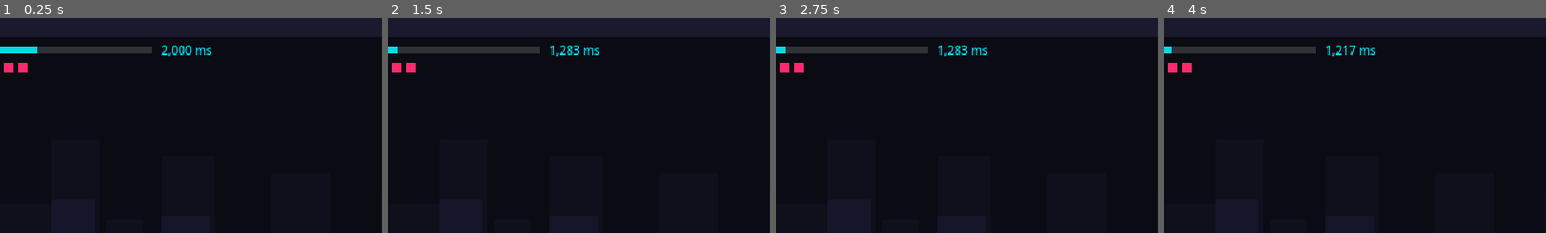
Above: before the commit, frames 1-4 (left to right).
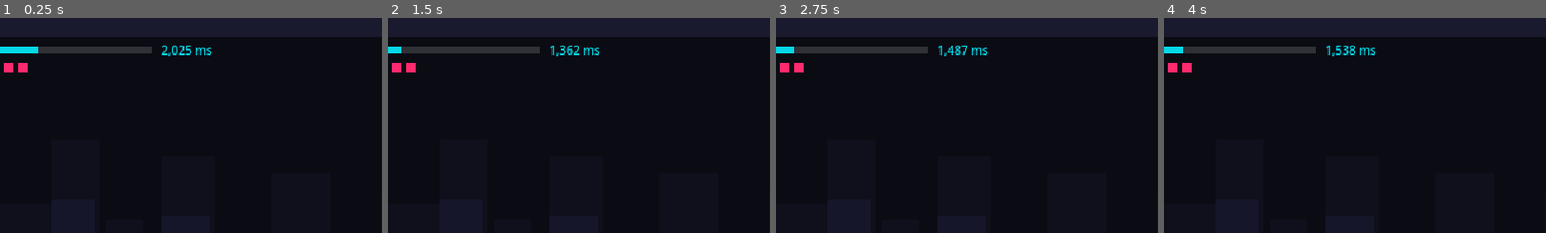
Above: after the commit, the same moments.

Repository: 5Bu1an/reversal-gaint-jam-2.0
Game: Godot game, scene res://scenes/main.tscn
The game is run twice, just before and just after one commit, with the same random seed, the same clock (stepped at 60 frames per second) and the same inputs.
Inputs:
- Up to frame 1 (0.25 s): no input
- Up to frame 2 (1.5 s): hold D (move_right) 0.53-1.28 s; hold L (rewind) 0.53-1.28 s; tap J (attack) at 0.6 s; tap Space (jump) at 0.77, 1.07 s; hold S (move_down) from 1.28 s (still down); tap L (rewind) at 1.35 s
- Up to frame 3 (2.75 s): tap Space (jump) at 1.52, 1.55, 1.82, 2.1 s; release S (move_down) at 2.03 s; hold D (move_right) from 2.03 s (still down); tap J (attack) at 2.3 s
- Up to frame 4 (4 s): release D (move_right) at 2.78 s; hold W (move_up) 2.78-3.53 s; tap J (attack) at 2.85 s; tap Space (jump) at 3.02, 3.32, 3.77, 3.8 s; tap L (rewind) at 3.05 s; hold A (move_left) from 3.53 s (still down); tap K (dash) at 3.6 s
The pictures show only the part of the screen within x 8-58%, y 0-50%; the shares and areas given below are measured in that part.

The runs differ from the first frame. In frame 1, 0.1% of the frame differs, in the area x 9-51%, y 12-18%; in frame 2, 0.2%; in frame 3, 0.2%; in frame 4, 0.2%, in the area x 2-51%, y 12-18%.

Commit message:
Refill the time bar slowly while playing
Ten seconds alive earns back one second of rewind, on top of hits and
shards. Also adds a "retrace" autopilot plan that traces the player
forward and during a rewind to check the path mirrors exactly.

Co-Authored-By: Claude Opus 5.5 <noreply@anthropic.com>

Diff:
--- a/scripts/dev/autopilot.gd
+++ b/scripts/dev/autopilot.gd
@@ -59,6 +59,14 @@
 			plan += [[420, "shot", "2_boss_mid"], [600, "shot", "3_boss_late"],
 				[700, "press", "rewind"], [740, "shot", "4_boss_rewind"], [760, "release", "rewind"],
 				[766, "shot", "5_boss_ghost"], [900, "quit", ""]]
+		"retrace":
+			# Run, jump and slash for 2 s, then hold rewind for 1 s; the trace
+			# while rewinding should mirror the forward trace frame for frame.
+			plan = [[5, "press", "move_right"], [40, "tap", "jump"], [70, "tap", "attack"],
+				[90, "release", "move_right"], [91, "press", "move_left"], [125, "release", "move_left"],
+				[125, "press", "rewind"], [185, "release", "rewind"], [200, "quit", ""]]
+			for f in range(65, 186, 5):
+				plan.append([f, "trace", ""])
 		"win":
 			plan = [[1, "god", ""], [5, "press", "move_right"], [260, "kill_boss", ""],
 				[300, "shot", "1_portal_open"], [600, "shot", "2_won"], [620, "quit", ""]]
@@ -86,6 +94,10 @@
 				get_tree().quit()
 			"god":
 				get_tree().get_first_node_in_group("player").hp = 999
+			"trace":
+				var p: Player = get_tree().get_first_node_in_group("player")
+				print("[trace] frame=%d rewinding=%s pos=(%.1f,%.1f) facing=%d attack_t=%.2f" % [
+					_frame, Rewind.is_rewinding, p.position.x, p.position.y, p.facing, p.attack_t])
 			"warp":
 				get_tree().get_first_node_in_group("player").position.x = step[2]
 			"face_boss":
--- a/scripts/rewind.gd
+++ b/scripts/rewind.gd
@@ -1,7 +1,9 @@
 extends Node
 ## Autoload "Rewind". Records every node in the "rewindable" group once per
 ## physics frame and, while the rewind action is held, plays those frames back
-## in reverse. Each rewound frame drains the time bar.
+## in reverse. Each rewound frame drains the time bar; once it's empty you
+## can't rewind until you earn time back by playing (hits, shards, and a slow
+## trickle while you're alive).
 ##
 ## Rewindable nodes implement capture_state() -> Dictionary and
 ## apply_state(state: Dictionary), and skip their own physics while
@@ -15,6 +17,8 @@
 const START_MS := 2000.0
 const MAX_FRAMES := 300 # 5 s of history at 60 Hz
 const MS_PER_FRAME := 1000.0 / 60.0
+## Passive gain: 10 s of play earns back 1 s of rewind.
+const REGEN_MS_PER_FRAME := MS_PER_FRAME / 10.0
 
 var time_ms := START_MS
 var is_rewinding := false
@@ -47,6 +51,8 @@
 		is_rewinding = false
 		rewind_ended.emit(_undone.duplicate())
 		_undone.clear()
+	if recording:
+		add_time(REGEN_MS_PER_FRAME)
 	_record()
 
 
